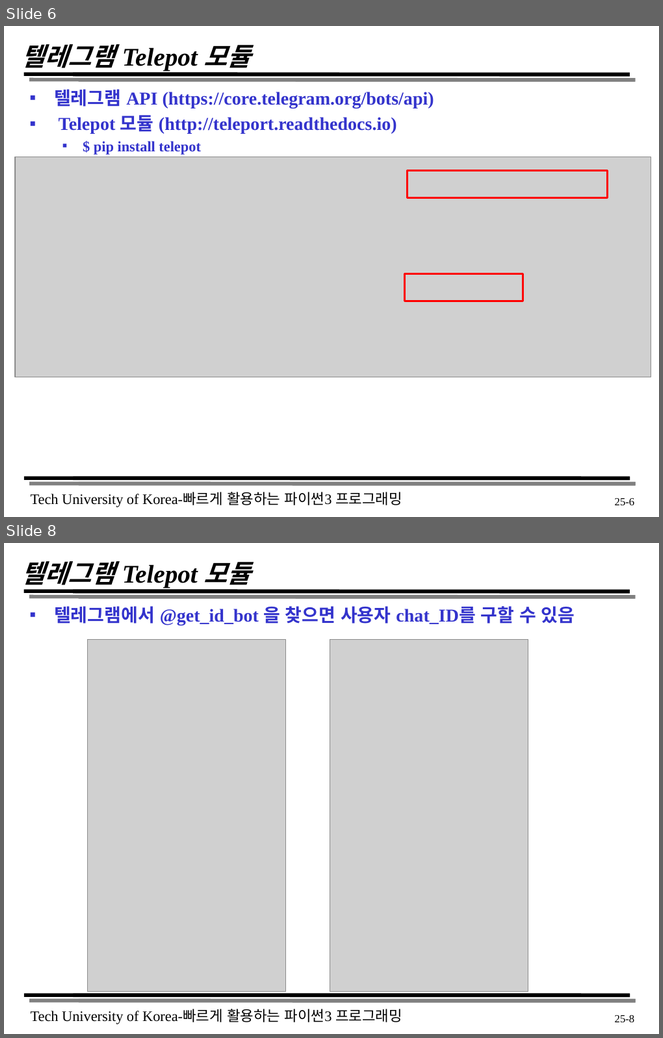
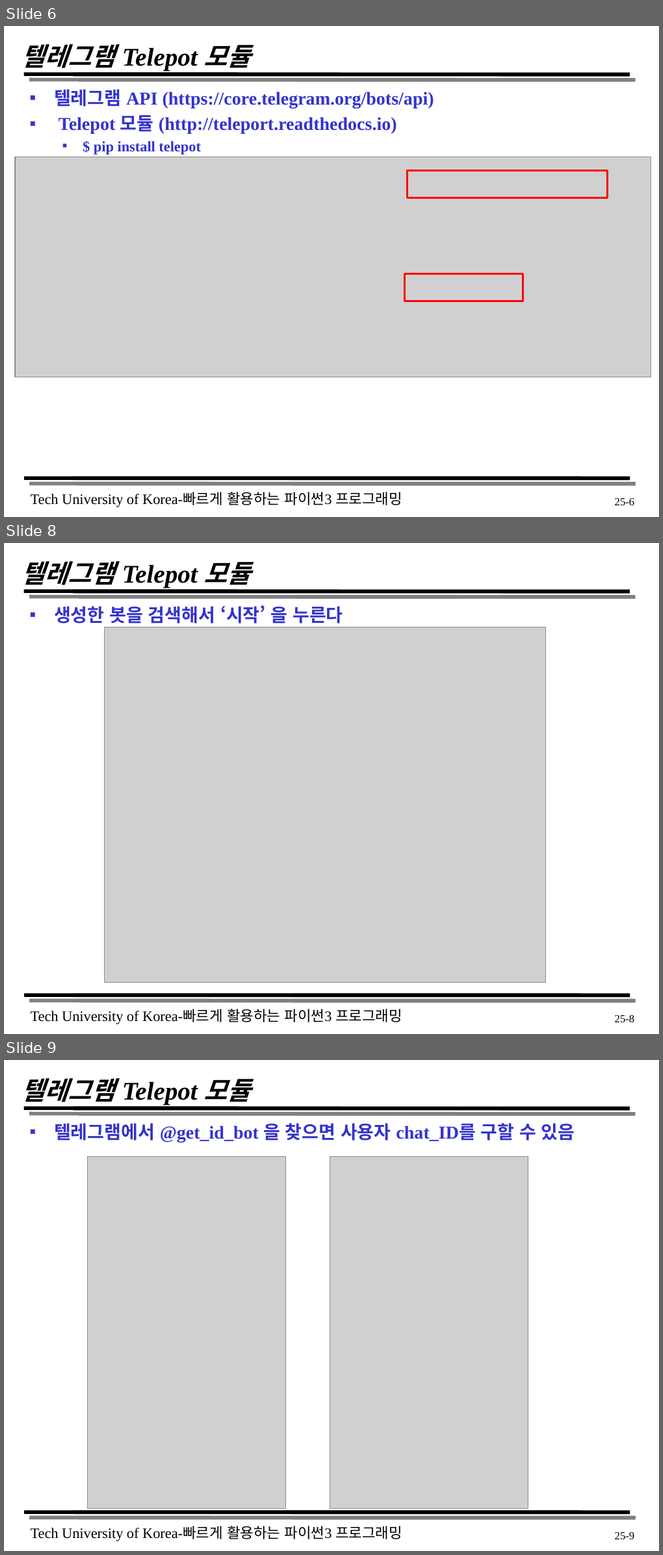
Before and after one commit to triglan/Y24_S1, a slide deck: Script/_LectureData/chapter25.pptx. Shown one above the other, each under a label of ours: slides 6 and 8 before the commit, slides 6, 8 and 9 after it; the slides between them are not shown. The pictures are 663x1038 and 663x1555 pixels, drawn with LibreOffice and Linux fonts; fonts in the diff are those of the drawing; grey boxes stand for pictures. Boxes give left, top, right and bottom in pixels: in the first picture for what was removed or moved away, otherwise in the second. Text is boxed around its words. In the diff, an @@ line names an element or a change of style, - is before the commit and + after.

```diff
--- a/Script/_LectureData/chapter25.pptx
+++ b/Script/_LectureData/chapter25.pptx
@@ slide 8 added at [4,543,659,1034], background #FFFFFF; not listed: 5 template elements that a slide beside it also shows @@
@@ title added at [22,561,251,588], 28 pt, text #000000, bold, italic @@
+텔레그램 Telepot 모듈
@@ text added at [54,605,343,624], 20 pt, text #3333CC, bold @@
+▪ 생성한 봇을 검색해서 ‘시작’ 을 누른다
@@ picture added at [105,627,546,982] @@
@@ page number added at [615,1016,635,1023], 12 pt, text #000000 @@
+25-8
@@ what was slide 8 is now slide 9 @@
@@ page number at [615,1533,635,1540]: text changed @@
-25-8
+25-9
```
Also in this commit, not shown: 2 slides changed, 3 other files.
